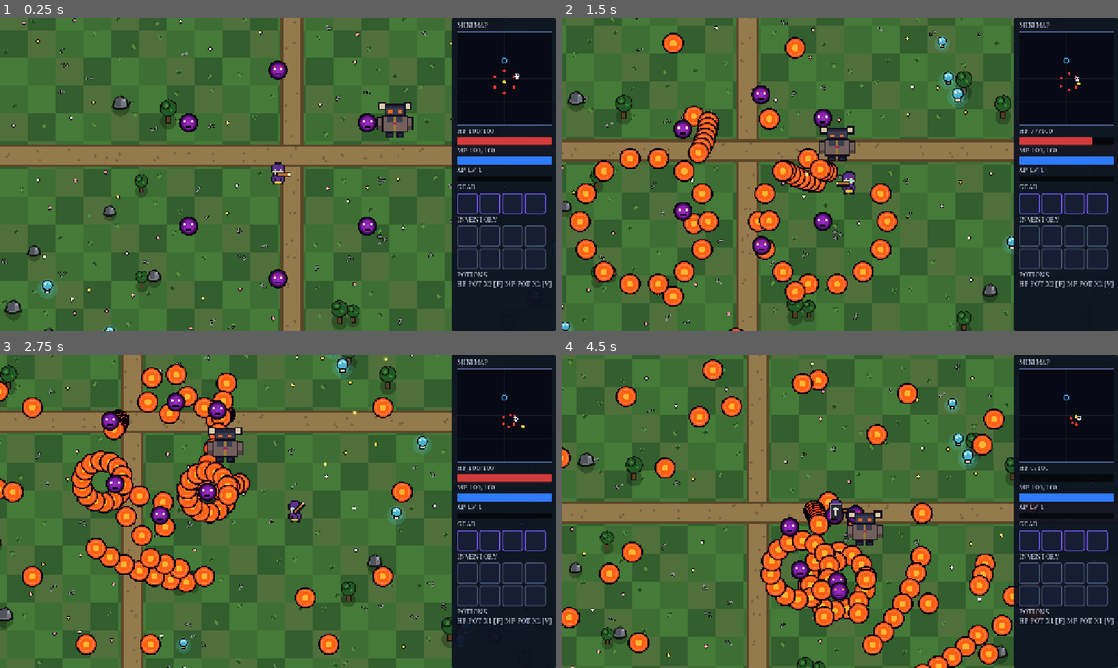
Above: before the commit, frames 1-4 (two rows, left to right).
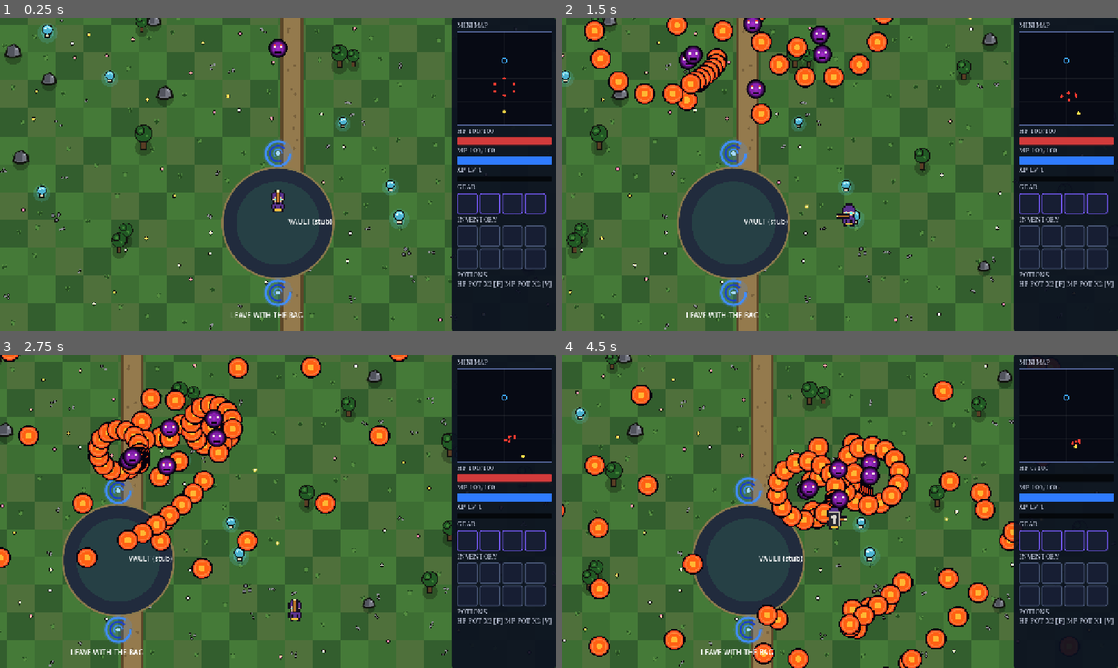
Above: after the commit, the same moments.

Repository: JaysTilted/gravebag-godot
Game: Godot game, scene res://src/main.tscn
The game is run twice, just before and just after one commit, with the same random seed, the same clock (stepped at 60 frames per second) and the same inputs.
Inputs (mouse positions are in pixels of both pictures, inside the frame that each line leads up to):
- Up to frame 1 (0.25 s): no input
- Up to frame 2 (1.5 s): move the mouse to (962, 158) at 0.52 s; hold D (move_right) 0.53-1.28 s; tap Space (ability_dash) at 0.6 s; click (962, 158) at 0.67 s; move the mouse to (728, 190) at 1.27 s; hold S (move_down) from 1.28 s (still down); tap I (autofire_toggle) at 1.35 s
- Up to frame 3 (2.75 s): move the mouse to (333, 442) at 2.02 s; release S (move_down) at 2.03 s; hold D (move_right) from 2.03 s (still down); tap F (potion_hp) at 2.1 s
- Up to frame 4 (4.5 s): move the mouse to (812, 574) at 2.77 s; release D (move_right) at 2.78 s; hold W (move_up) 2.78-3.53 s; tap V (potion_mp) at 2.85 s; click (812, 574) at 2.92 s; move the mouse to (1006, 558) at 3.52 s; hold A (move_left) from 3.53 s (still down); tap Space (ability_dash) at 3.6 s; move the mouse to (673, 464) at 4.27 s; tap I (autofire_toggle) at 4.35 s

The runs differ from the first frame. In frame 1, 43% of the frame differs, in the area x 0-94%, y 0-100%; in frame 2, 53%, in the area x 0-100%, y 0-100%; in frame 3, 43%; in frame 4, 41%.

Commit message:
CCGS loop: NEXUS->REALM->BOSS->EXTRACT/DEAD state machine + heal-tick hub
- dive opens in nexus hub at full HP; walk-out or realm portal enters REALM
- north seal (y<480) enters BOSS, spawns warden at arena, LOOP PASS
- south LEAVE-WITH-THE-BAG gate banks haul tally, returns to NEXUS
- death anywhere: grave + fame tally + respawn at nexus (DEAD->NEXUS)
- R escape returns to NEXUS; nexus heal zone ticks HP via healed signal
- auto-test bot pushes north with close-bag detours; DIVE PASS preserved

Diff:
--- a/src/game/dive.gd
+++ b/src/game/dive.gd
@@ -72,6 +72,16 @@
 const WARDEN_BULLET_SPEED := 240.0
 const WARDEN_BULLET_DAMAGE := 10.0
 const XP_BY_RANK := [50, 90, 130, 200, 400]
+## Live loop (CCGS integrator): NEXUS -> REALM -> BOSS -> EXTRACT/DEAD.
+## North = low Y (boss), south = high Y (extract). Hub exit by walking out;
+## seals are Y-crossings so they work with zero new collision wiring.
+const NEXUS_HUB_RADIUS := 170.0
+const NORTH_SEAL_Y := 480.0
+const BOSS_SPAWN := Vector2(1024.0, 320.0)
+const EXTRACT_Y := 1920.0
+const EXTRACT_POS := Vector2(1024.0, 1960.0)
+const NEXUS_PORTAL_POS := Vector2(1024.0, 1640.0)
+const NORTH_SEAL_LABEL_POS := Vector2(1024.0, 480.0)
 ## Bot soak tuning.
 const SOAK_DURATION := 20.0
 const FORCED_DEATH_AT := 15.0
@@ -151,6 +161,12 @@
 var _frame_done := {"spawn": false, "combat": false, "bag": false, "pickup": false, "hud": false, "grave": false}
 var _forced_death_done: bool = false
 var _last_level: int = 1
+## Live game loop state: NEXUS -> REALM -> BOSS -> EXTRACT, ANY -> DEAD.
+## Starts at NEXUS (safe hub); _loop_reached records BOSS/EXTRACT for LOOP PASS.
+var loop_state: String = "NEXUS"
+var _loop_reached: String = ""
+var nexus_portal: Area2D = null
+var extract_portal: Area2D = null
 ## Live enemy bullets counted at the combat capture frame. The soak fails
 ## unless this reaches COMBAT_BULLETS_MIN.
 var _combat_bullet_count := 0
@@ -168,10 +184,13 @@
 	_spawn_realm()
 	_spawn_nexus()
 	_spawn_portal()
+	_spawn_loop_gates()
 	_spawn_pool()
 	_spawn_sfx()
 	_spawn_hud()
-	_spawn_player(PLAYER_SPAWN)
+	# Live loop opens in the safe hub at full HP (nexus SpawnPoint).
+	loop_state = "NEXUS"
+	_spawn_player(nexus_spawn)
 	_spawn_initial_foes()
 
 
@@ -196,6 +215,7 @@
 	_enemy_bullets_vs_player()
 	_bags_vs_player()
 	_clamp_player()
+	_tick_loop()
 	if _auto_test:
 		_bot_aura(delta)
 
@@ -233,6 +253,113 @@
 	add_child(portal)
 	if portal.has_signal("entered"):
 		portal.connect("entered", _on_portal_entered)
+
+
+## Live-loop gates: nexus->realm portal (walk into the dive), south
+## LEAVE-WITH-THE-BAG extract portal, plus floating seal/gate labels.
+## The north seal itself is a Y-crossing in _tick_loop (no collision).
+func _spawn_loop_gates() -> void:
+	nexus_portal = PortalScript.new() as Area2D
+	nexus_portal.name = "NexusRealmPortal"
+	nexus_portal.position = NEXUS_PORTAL_POS
+	nexus_portal.set("destination", "realm")
+	add_child(nexus_portal)
+	if nexus_portal.has_signal("entered"):
+		nexus_portal.connect("entered", _on_portal_entered)
+	extract_portal = PortalScript.new() as Area2D
+	extract_portal.name = "ExtractGate"
+	extract_portal.position = EXTRACT_POS
+	extract_portal.set("destination", "extract")
+	add_child(extract_portal)
+	if extract_portal.has_signal("entered"):
+		extract_portal.connect("entered", _on_portal_entered)
+	var seal := Label.new()
+	seal.name = "NorthSealLabel"
+	seal.text = "NORTH SEAL — WARDEN OF THE GATE"
+	seal.position = NORTH_SEAL_LABEL_POS + Vector2(-150, -40)
+	seal.z_index = 50
+	add_child(seal)
+	var gate := Label.new()
+	gate.name = "ExtractGateLabel"
+	gate.text = "LEAVE-WITH-THE-BAG"
+	gate.position = EXTRACT_POS + Vector2(-110, 40)
+	gate.z_index = 50
+	add_child(gate)
+
+
+## Live-loop crossings, checked every physics frame. Portals handle the
+## teleports; these handle walking across a seal/gate line.
+func _tick_loop() -> void:
+	if not is_instance_valid(player):
+		return
+	if loop_state == "DEAD" or loop_state == "EXTRACT":
+		return
+	var ppos: Vector2 = (player as Node2D).global_position
+	match loop_state:
+		"NEXUS":
+			if ppos.distance_to(NEXUS_POS) > NEXUS_HUB_RADIUS:
+				_enter_realm("walked out of nexus")
+			elif ppos.y > EXTRACT_Y:
+				_enter_extract("south gate from nexus")
+		"REALM":
+			if ppos.y < NORTH_SEAL_Y:
+				_enter_boss()
+			elif ppos.y > EXTRACT_Y:
+				_enter_extract("south gate from realm")
+		"BOSS":
+			if ppos.y > EXTRACT_Y:
+				_enter_extract("south gate from boss")
+
+
+func _enter_realm(how: String) -> void:
+	if loop_state != "NEXUS":
+		return
+	loop_state = "REALM"
+	_loop_toast("REALM — LEAVE WITH THE BAG")
+	print("LOOP STATE NEXUS -> REALM (%s)" % how)
+
+
+func _enter_boss() -> void:
+	if loop_state != "REALM":
+		return
+	loop_state = "BOSS"
+	_loop_reached = "BOSS"
+	if not is_instance_valid(warden):
+		_spawn_warden(BOSS_SPAWN)
+	else:
+		(warden as Node2D).global_position = BOSS_SPAWN
+		(warden as Node).set("aim_target", player)
+	_loop_toast("BOSS — WARDEN OF THE GATE")
+	print("LOOP PASS reached=BOSS")
+	print("LOOP STATE REALM -> BOSS (north seal)")
+	_play_sfx("enemy_shoot")
+
+
+func _enter_extract(how: String) -> void:
+	if loop_state != "REALM" and loop_state != "BOSS" and loop_state != "NEXUS":
+		return
+	var from := loop_state
+	var pending := 0.0
+	if ledger != null:
+		pending = float(ledger.get("pending_fame"))
+	loop_state = "EXTRACT"
+	_loop_reached = "EXTRACT"
+	print("HAUL TALLY bags=%d xp=%d fame=%.1f (%s)" % [pickups, xp_granted_total, pending, how])
+	_loop_toast("HAUL TALLY bags=%d xp=%d" % [pickups, xp_granted_total])
+	print("LOOP PASS reached=EXTRACT")
+	print("LOOP STATE %s -> EXTRACT -> NEXUS (%s)" % [from, how])
+	_play_sfx("extract")
+	if is_instance_valid(player):
+		(player as Node2D).global_position = nexus_spawn
+	if pool != null and is_instance_valid(pool) and pool.has_method("clear_all"):
+		pool.call("clear_all")
+	loop_state = "NEXUS"
+	_loop_toast("NEXUS — SAFE")
+
+
+func _loop_toast(text: String) -> void:
+	if hud != null and is_instance_valid(hud) and hud.has_method("show_toast"):
+		hud.call("show_toast", text)
 
 
 func _spawn_pool() -> void:
@@ -301,12 +428,12 @@
 
 
 func _spawn_initial_foes() -> void:
+	# Realm holds the fight; the hub stays safe. Anchor the opening pack on
+	# the realm floor (not on the nexus spawn) and leave the warden for the
+	# north-seal trigger so BOSS entry visibly spawns the boss.
 	var anchor := PLAYER_SPAWN
-	if is_instance_valid(player):
-		anchor = (player as Node2D).global_position
 	for i in ENEMY_COUNT:
 		_spawn_enemy(_formation_slot(anchor, i, ENEMY_COUNT))
-	_spawn_warden(anchor + Vector2(280, -140))
 
 
 func _depth_at(pos: Vector2) -> float:
@@ -664,6 +791,9 @@
 
 func _on_player_died() -> void:
 	deaths += 1
+	var from := loop_state
+	loop_state = "DEAD"
+	print("LOOP STATE %s -> DEAD" % from)
 	_play_sfx("death_sting")
 	var pos := PLAYER_SPAWN
 	if is_instance_valid(player):
@@ -699,6 +829,9 @@
 	_pot_hp = 2
 	_pot_mp = 2
 	_spawn_player(nexus_spawn)
+	loop_state = "NEXUS"
+	_loop_toast("NEXUS — SAFE")
+	print("LOOP STATE DEAD -> NEXUS (respawn)")
 	# Re-point live foes at the new diver so the dive keeps moving.
 	for foe in enemies:
 		if foe is Node and is_instance_valid(foe):
@@ -712,10 +845,12 @@
 
 
 func _on_nexus_escape() -> void:
-	# R stub: no scene swap yet — teleport to the safe hub, clear bullets.
+	# R instant escape to the safe hub: teleport, clear bullets, back to NEXUS.
 	if not is_instance_valid(player):
 		return
 	(player as Node2D).global_position = nexus_spawn
+	loop_state = "NEXUS"
+	_loop_toast("NEXUS — SAFE")
 	if pool != null and pool.has_method("clear_all"):
 		pool.call("clear_all")
 	_play_sfx("extract")
@@ -752,6 +887,21 @@
 
 
 func _on_portal_entered(dest: String) -> void:
+	# Walk-into travel: nexus realm-portal dives into the realm; the south
+	# extract gate banks the haul; the mid-realm portal is a marker only
+	# (no auto-teleport, so a north push never bounces back to the hub).
+	if dest == "realm" and loop_state == "NEXUS" and is_instance_valid(player):
+		(player as Node2D).global_position = PLAYER_SPAWN
+		if pool != null and pool.has_method("clear_all"):
+			pool.call("clear_all")
+		_enter_realm("realm portal")
+		_play_sfx("extract")
+		print("PORTAL entered -> realm (NEXUS -> REALM)")
+		return
+	if dest == "extract" and is_instance_valid(player):
+		_enter_extract("extract gate portal")
+		print("PORTAL entered -> extract")
+		return
 	print("PORTAL entered -> %s" % dest)
 	_play_sfx("extract")
 
@@ -868,7 +1018,8 @@
 		if _warden_respawn_left <= 0.0:
 			_warden_respawn_left = -1.0
 			if not is_instance_valid(warden):
-				_spawn_warden(PORTAL_POS + Vector2(110, 20))
+				# Boss holds the north arena; revives there, never mid-realm.
+				_spawn_warden(BOSS_SPAWN)
 
 
 # ── HUD ───────────────────────────────────────────────────────────────
@@ -964,34 +1115,34 @@
 func _bot_drive(delta: float) -> void:
 	if not is_instance_valid(player):
 		return
-	# Steer: nearest bag first, else nearest foe, else patrol circle.
-	var dir := Vector2(cos(_elapsed * 0.8), sin(_elapsed * 0.8))
-	var target := Vector2.ZERO
-	var has_target := false
+	# Loop proof: push north to the boss seal, detouring only for close bags
+	# so pickups still land on the way. BOSS (or later EXTRACT) prints LOOP PASS.
+	var ppos: Vector2 = (player as Node2D).global_position
+	var waypoint := BOSS_SPAWN
+	if loop_state == "BOSS" and is_instance_valid(warden):
+		waypoint = (warden as Node2D).global_position
+	elif loop_state == "NEXUS" and ppos.distance_to(NEXUS_PORTAL_POS) > 40.0 and ppos.distance_to(NEXUS_POS) < NEXUS_HUB_RADIUS:
+		waypoint = NEXUS_PORTAL_POS
+	var target := waypoint
 	var best_d := INF
+	var has_bag := false
+	var bag_pos := Vector2.ZERO
 	for b in bags:
 		if b is Node2D and is_instance_valid(b):
-			var d: float = (player as Node2D).global_position.distance_to((b as Node2D).global_position)
+			var d: float = ppos.distance_to((b as Node2D).global_position)
 			if d < best_d:
 				best_d = d
-				target = (b as Node2D).global_position
-				has_target = true
-	if not has_target:
-		best_d = INF
-		for foe in enemies:
-			if foe is Node2D and is_instance_valid(foe):
-				var d: float = (player as Node2D).global_position.distance_to((foe as Node2D).global_position)
-				if d < best_d:
-					best_d = d
-					target = (foe as Node2D).global_position
-					has_target = true
-		if not has_target and is_instance_valid(warden):
-			target = (warden as Node2D).global_position
-			has_target = true
-	if has_target:
-		var to: Vector2 = target - (player as Node2D).global_position
-		if to.length() > 28.0:
-			dir = to.normalized()
+				bag_pos = (b as Node2D).global_position
+				has_bag = true
+	# Close-bag opportunism only: far bags never pull the bot off the north push.
+	if has_bag and best_d <= 240.0:
+		target = bag_pos
+	else:
+		target = waypoint
+	var dir := Vector2(cos(_elapsed * 0.8), sin(_elapsed * 0.8))
+	var to: Vector2 = target - ppos
+	if to.length() > 28.0:
+		dir = to.normalized()
 	for a in ["move_left", "move_right", "move_up", "move_down", "ability_dash", "potion_hp", "potion_mp"]:
 		Input.action_release(a)
 	if dir.x < -0.2:
@@ -1123,6 +1274,12 @@
 	var ok := kills >= 1 and pickups >= 1 and xp_granted_total > 0 and _combat_bullet_count >= COMBAT_BULLETS_MIN
 	var verdict := "DIVE PASS" if ok else "DIVE FAIL"
 	print("%s kills=%d bags=%d xp=%d level=%d deaths=%d time=%.1f frames=%d combat_bullets=%d" % [verdict, kills, pickups, xp_granted_total, level, deaths, _elapsed, _frames_saved.size(), _combat_bullet_count])
+	if _loop_reached != "":
+		print("LOOP PASS reached=%s" % _loop_reached)
+	elif loop_state == "BOSS" or loop_state == "EXTRACT":
+		print("LOOP PASS reached=%s" % loop_state)
+	else:
+		print("LOOP PASS reached=%s (late)" % ("BOSS" if is_instance_valid(warden) else loop_state))
 	for f in _frames_saved:
 		print("FRAME: ", f)
 	if ok:
--- a/src/world/nexus.gd
+++ b/src/world/nexus.gd
@@ -9,17 +9,48 @@
 
 const HUB_RADIUS := 128.0
 const HEAL_RADIUS := 96.0
+## Heal tick while bodies stay inside: the hub tops divers up over time.
+const HEAL_TICK_SEC := 0.5
+
+var _inside: Array = []
+var _tick_left: float = 0.0
 
 
 func _ready() -> void:
 	var zone := get_node_or_null("HealZone") as Area2D
 	if zone != null:
-		zone.body_entered.connect(_on_heal_zone_body_entered)
+		if not zone.body_entered.is_connected(_on_heal_zone_body_entered):
+			zone.body_entered.connect(_on_heal_zone_body_entered)
+		if not zone.body_exited.is_connected(_on_heal_zone_body_exited):
+			zone.body_exited.connect(_on_heal_zone_body_exited)
 	queue_redraw()
 
 
-func _on_heal_zone_body_entered(_body: Node2D) -> void:
+func _process(delta: float) -> void:
+	# Tick-heal: while any body stays in the zone, re-emit healed on a
+	# timer so divers tick back to full. Prunes freed bodies defensively.
+	for i in range(_inside.size() - 1, -1, -1):
+		var b: Variant = _inside[i]
+		if not (b is Node and is_instance_valid(b)):
+			_inside.remove_at(i)
+	if _inside.is_empty():
+		_tick_left = 0.0
+		return
+	_tick_left -= delta
+	if _tick_left <= 0.0:
+		_tick_left = HEAL_TICK_SEC
+		healed.emit()
+
+
+func _on_heal_zone_body_entered(body: Node2D) -> void:
+	if not _inside.has(body):
+		_inside.append(body)
+	_tick_left = 0.0
 	healed.emit()
+
+
+func _on_heal_zone_body_exited(body: Node2D) -> void:
+	_inside.erase(body)
 
 
 func _draw() -> void:
